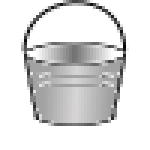
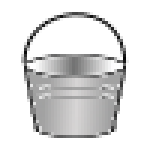
Layer changes from the first 150 × 150 image to the second:
painted on "topfill" over box(30, 45, 120, 75)
painted on "Background" over box(21, 0, 129, 138)
